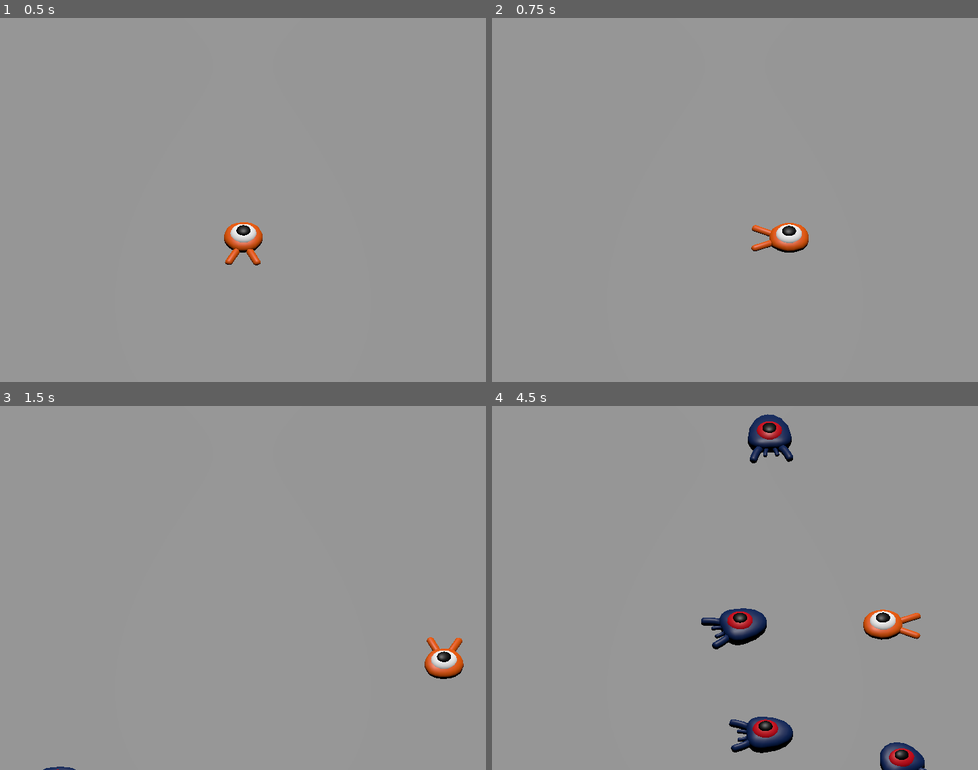
Above: before the commit, frames 1-4 (two rows, left to right).
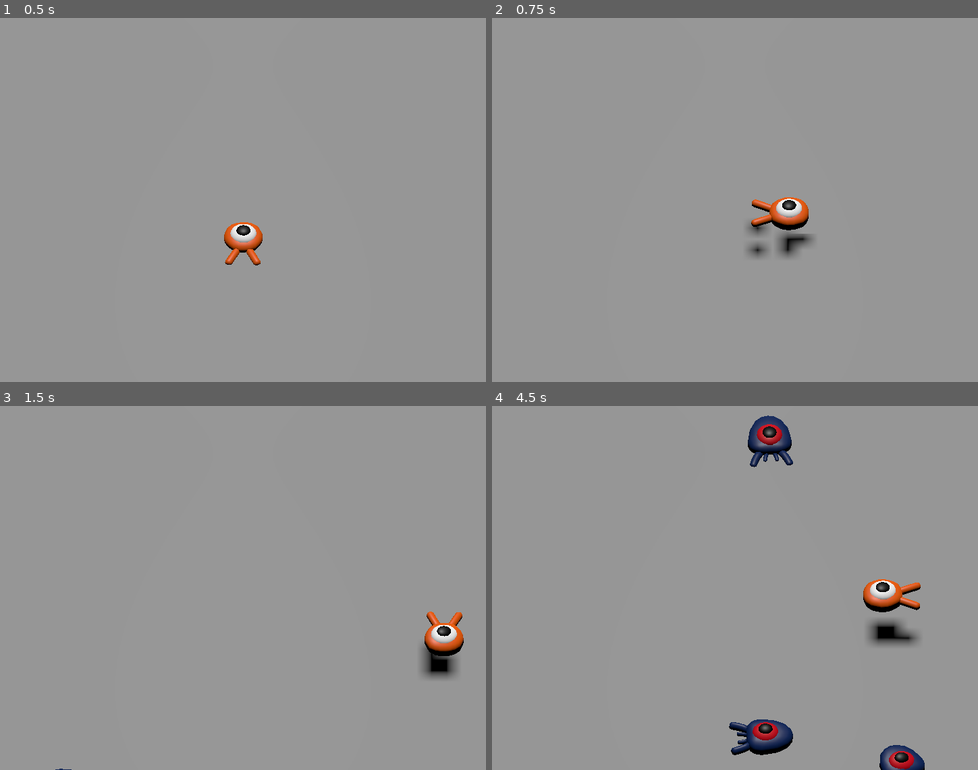
Above: after the commit, the same moments.

Repository: lainfox/dodge-the-creeps-3d
Game: Godot game, scene res://main.tscn
Two runs of this game, one before a commit and one after it. Both use one fixed random seed, a clock stepped at 60 frames per second and the inputs below.
Inputs:
- Up to frame 1 (0.5 s): no input
- Up to frame 2 (0.75 s): tap Enter at 0.5 s; hold D (move_right) from 0.53 s (still down); tap Space (jump) at 0.6 s
- Up to frame 3 (1.5 s): tap Space (jump) at 0.77, 1.07, 1.35 s; release D (move_right) at 1.28 s; hold S (move_back) from 1.28 s (still down)
- Up to frame 4 (4.5 s): tap Space (jump) at 1.52, 1.82, 2.1, 2.85, 3.02, 3.32, 3.6, 3.77, 4.07, 4.35 s; release S (move_back) at 2.03 s; hold D (move_right) 2.03-2.78 s; hold W (move_forward) 2.78-3.53 s; hold A (move_left) from 3.53 s (still down)

Frame 1 is identical in both runs. In frame 2, 1.5% of the frame differs, in the area x 52-67%, y 49-66%; in frame 3, 1.2%; in frame 4, 4.2%, in the area x 43-90%, y 2-100%.

Commit message:
Jumping and squashing monsters

Diff:
--- a/main.tscn
+++ b/main.tscn
@@ -29,6 +29,8 @@
 
 [node name="Ground" type="StaticBody3D" parent="."]
 transform = Transform3D(1, 0, 0, 0, 1, 0, 0, 0, 1, 0, -1, 0)
+collision_layer = 4
+collision_mask = 0
 
 [node name="CollisionShape3D" type="CollisionShape3D" parent="Ground"]
 transform = Transform3D(1, 0, 0, 0, 1, 0, 0, 0, 1, 0.00195313, 0, -6.10352e-05)
--- a/mob.gd
+++ b/mob.gd
@@ -1,5 +1,7 @@
 class_name Mob
 extends CharacterBody3D
+
+signal squashed
 
 # Minimum speed of the mob in meters per second.
 @export var min_speed = 10
@@ -32,3 +34,8 @@
 
 func _on_visible_on_screen_notifier_3d_screen_exited() -> void:
 	queue_free()
+
+
+func squash():
+	squashed.emit()
+	queue_free()
--- a/mob.tscn
+++ b/mob.tscn
@@ -6,7 +6,9 @@
 [sub_resource type="BoxShape3D" id="BoxShape3D_r080r"]
 size = Vector3(1.7218, 0.976303, 2.29984)
 
-[node name="Mob" type="CharacterBody3D"]
+[node name="Mob" type="CharacterBody3D" groups=["mob"]]
+collision_layer = 2
+collision_mask = 0
 script = ExtResource("1_s3sxr")
 
 [node name="Pivot" type="Node3D" parent="."]
--- a/player.gd
+++ b/player.gd
@@ -5,6 +5,11 @@
 @export var speed = 14
 # The downward acceleration when in the air, in meters per second squared.
 @export var fall_acceleration = 75
+# Vertical impulse applied to the character upon jumping in meters per second.
+@export var jump_impulse = 20
+# Vertical impulse applied to the character upon bouncing over a mob in
+# meters per second.
+@export var bounce_impulse = 16
 
 var target_velocity = Vector3.ZERO
 
@@ -44,5 +49,29 @@
 	# Moving the Character
 	velocity = target_velocity
 
+	# Jumping.
+	if is_on_floor() and Input.is_action_just_pressed("jump"):
+		target_velocity.y = jump_impulse
+
 	print("Move!!!", velocity)
 	move_and_slide()
+
+	# Iterate through all collisions that occurred this frame
+	for index in range(get_slide_collision_count()):
+		# We get one of the collisions with the player
+		var collision = get_slide_collision(index)
+
+		# If the collision is with ground
+		if collision.get_collider() == null:
+			continue
+
+		# If the collider is with a mob
+		if collision.get_collider().is_in_group("mob"):
+			var mob = collision.get_collider()
+			# we check that we are hitting it from above.
+			if Vector3.UP.dot(collision.get_normal()) > 0.1:
+				# If so, we squash it and bounce.
+				mob.squash()
+				target_velocity.y = bounce_impulse
+				# Prevent further duplicate calls.
+				break
--- a/player.tscn
+++ b/player.tscn
@@ -8,6 +8,7 @@
 radius = 1.02343
 
 [node name="Player" type="CharacterBody3D"]
+collision_mask = 6
 script = ExtResource("1_2rbfq")
 
 [node name="Pivot" type="Node3D" parent="."]
--- a/project.godot
+++ b/project.godot
@@ -56,3 +56,9 @@
 , Object(InputEventJoypadButton,"resource_local_to_scene":false,"resource_name":"","device":-1,"button_index":0,"pressure":0.0,"pressed":false,"script":null)
 ]
 }
+
+[layer_names]
+
+3d_physics/layer_1="player"
+3d_physics/layer_2="enemies"
+3d_physics/layer_3="world"
